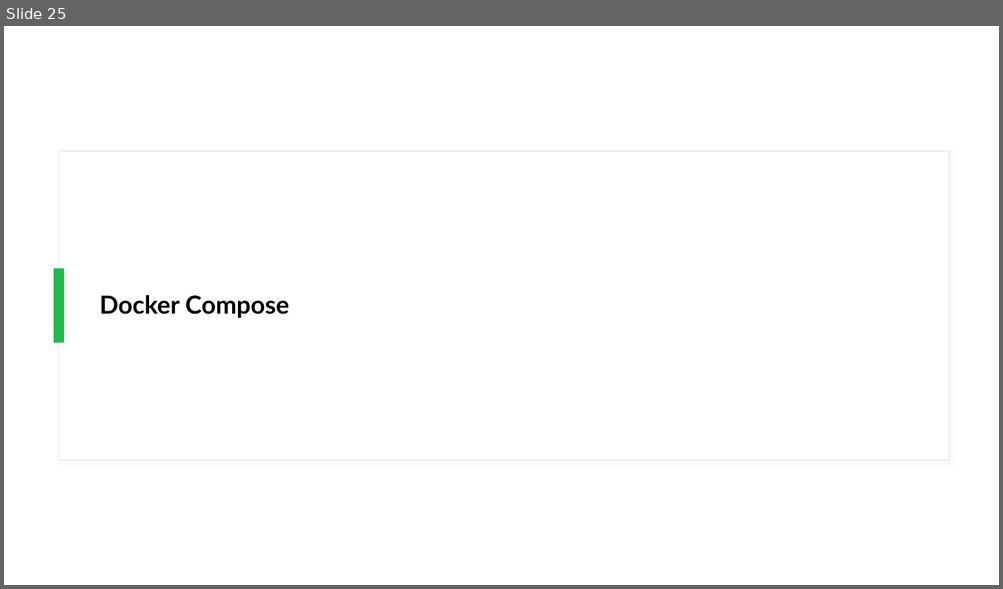
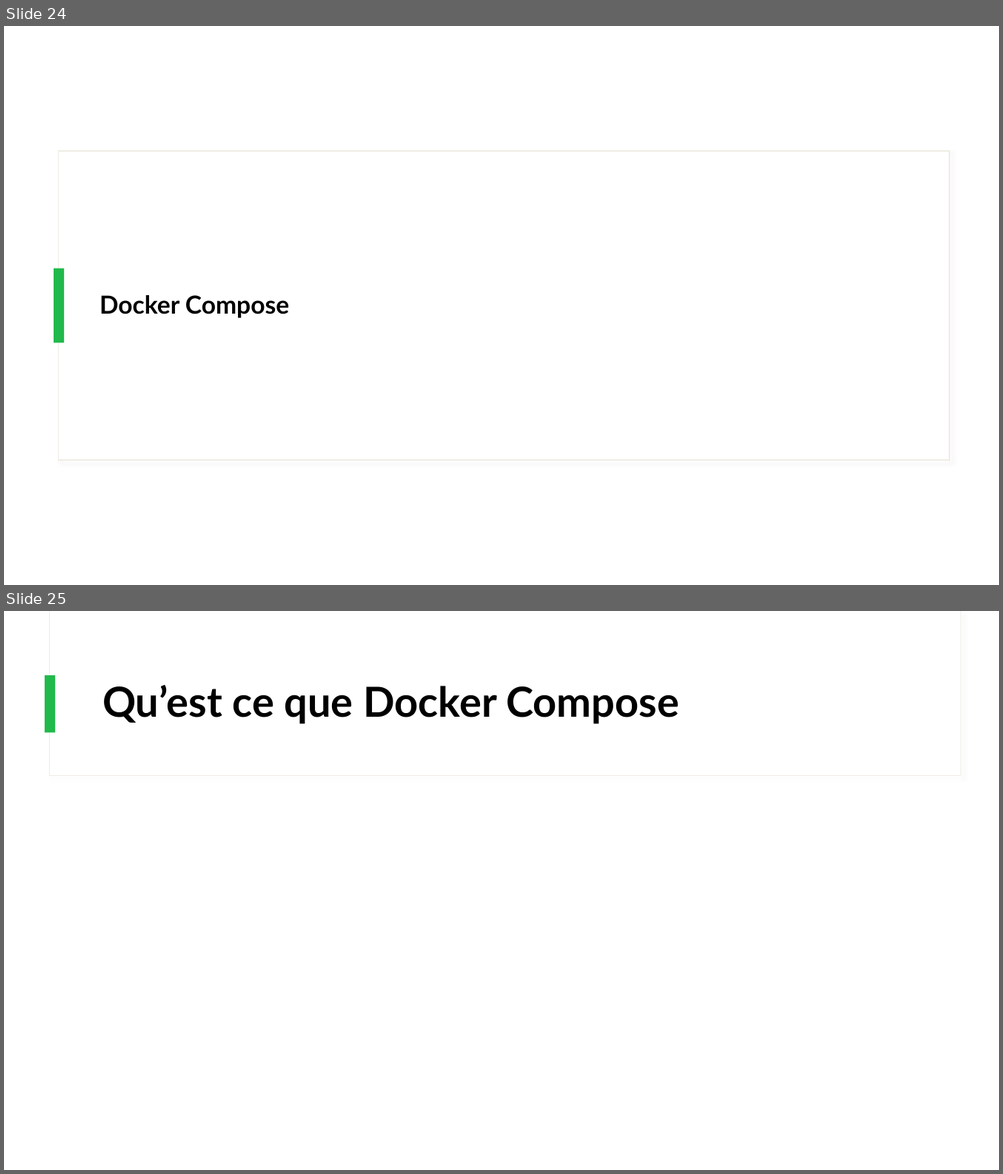
Before and after one commit to IPSSIASIDEV2/Jedy-DockerKubernetes-Formation, a slide deck: Cours/Cours.pptx. Shown one above the other, each under a label of ours: slide 25 before the commit, slides 24 and 25 after it. The pictures are 1003x589 and 1003x1174 pixels, drawn with LibreOffice and Linux fonts; fonts in the diff are those of the drawing. Boxes give left, top, right and bottom in pixels: in the first picture for what was removed or moved away, otherwise in the second. Text is boxed around its words. In the diff, an @@ line names an element or a change of style, - is before the commit and + after.

```diff
--- a/Cours/Cours.pptx
+++ b/Cours/Cours.pptx
@@ slide 25 added at (x1=4, y1=611, x2=999, y2=1170), background #FFFFFF @@
@@ rectangle added at (x1=50, y1=611, x2=961, y2=776), fill #FFFFFF, outline #F0ECE5 0.75 pt @@
@@ rectangle added at (x1=51, y1=611, x2=961, y2=775), fill #FFFFFF @@
@@ rectangle added at (x1=45, y1=675, x2=56, y2=732), fill #21B94B @@
@@ title added at (x1=102, y1=685, x2=679, y2=724), 40 pt, text #000000, bold @@
+Qu’est ce que Docker Compose
@@ what was slide 25 is now slide 24 @@
```
Also in this commit, not shown: 3 other slides added, 1 slide removed, 1 other file.
